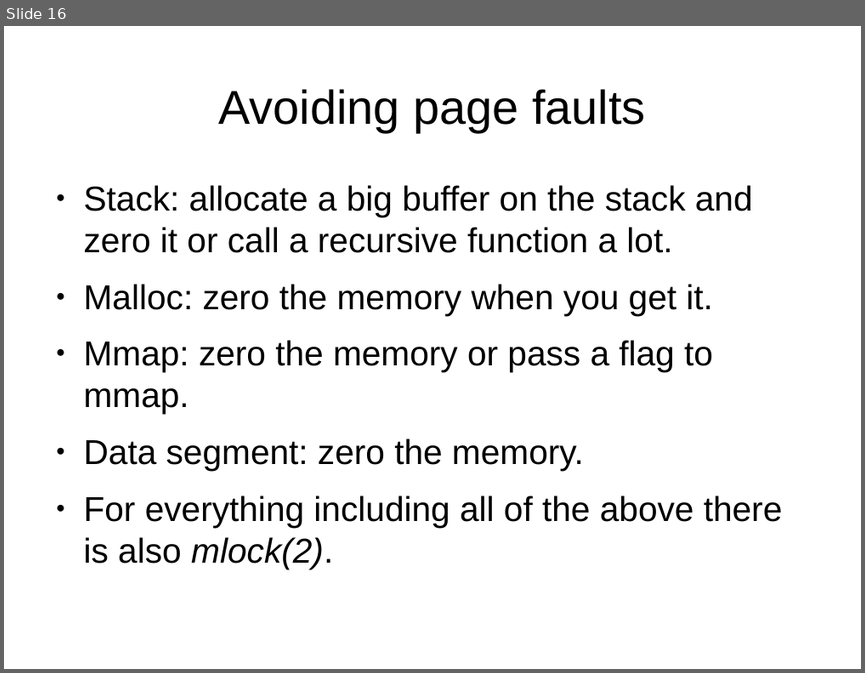
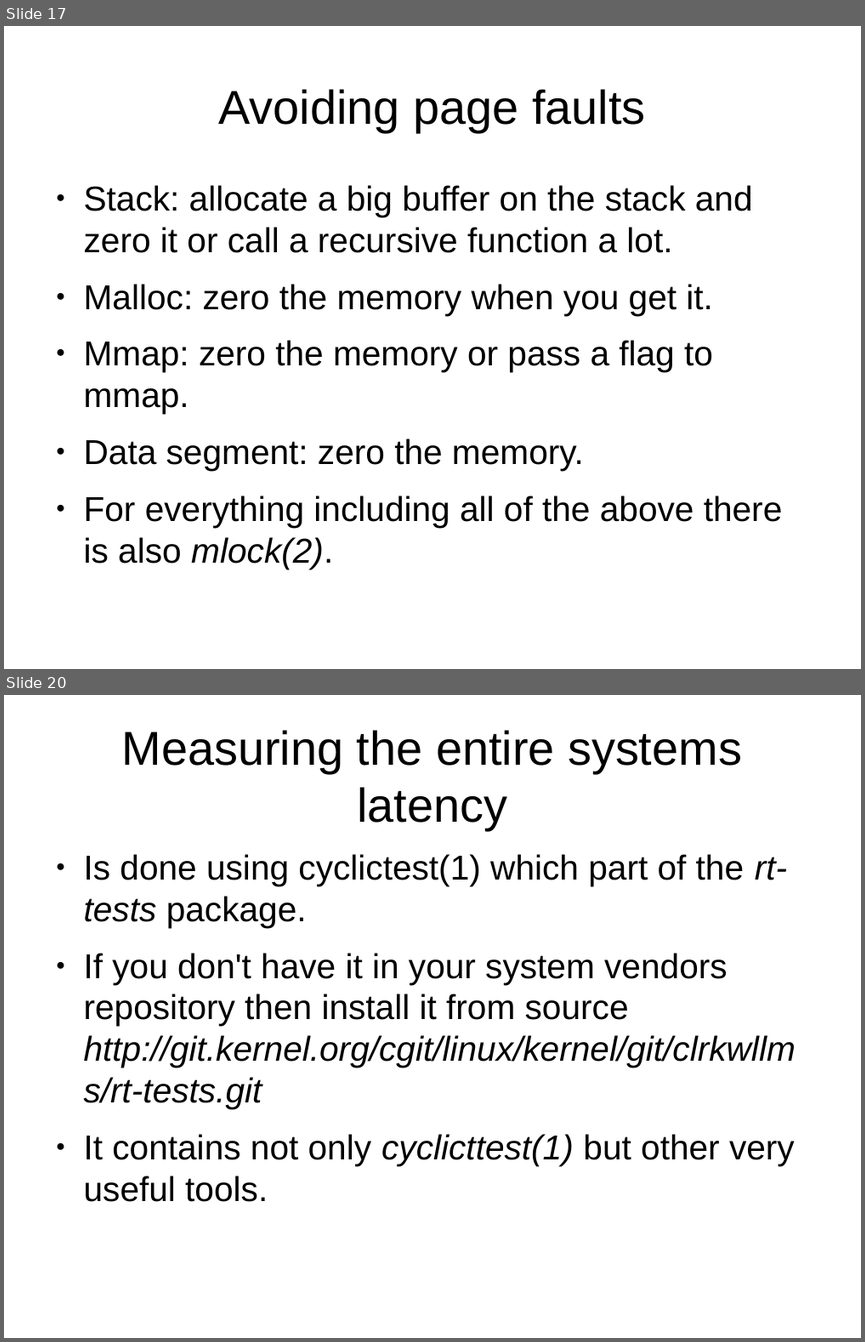
Before and after one commit to veltzer/demos-linux, a slide deck: doc/odp/realtime.odp. Shown one above the other, each under a label of ours: slide 16 before the commit, slides 17 and 20 after it; the slides between them are not shown. The pictures are 865x673 and 865x1342 pixels, drawn with LibreOffice and Linux fonts; fonts in the diff are those of the drawing. Boxes give left, top, right and bottom in pixels: in the first picture for what was removed or moved away, otherwise in the second. Text is boxed around its words. In the diff, an @@ line names an element or a change of style, - is before the commit and + after.

```diff
--- a/doc/odp/realtime.odp
+++ b/doc/odp/realtime.odp
@@ slide 20 added at bbox=[4, 695, 861, 1338], background #FFFFFF @@
@@ title added at bbox=[122, 730, 742, 830], 44 pt, text #000000 @@
+Measuring the entire systems latency
@@ text added at bbox=[84, 854, 795, 1202], 32 pt, text #000000 @@
+● Is done using cyclictest(1) which part of the rt-tests package.
+● If you don't have it in your system vendors repository then install it from source http://git.kernel.org/cgit/linux/kernel/git/clrkwllms/rt-tests.git
+● It contains not only cyclicttest(1) but other very useful tools.
@@ what was slide 16 is now slide 17 @@
```
Also in this commit, not shown: 7 slides changed, 3 other slides added, 1 other file.
